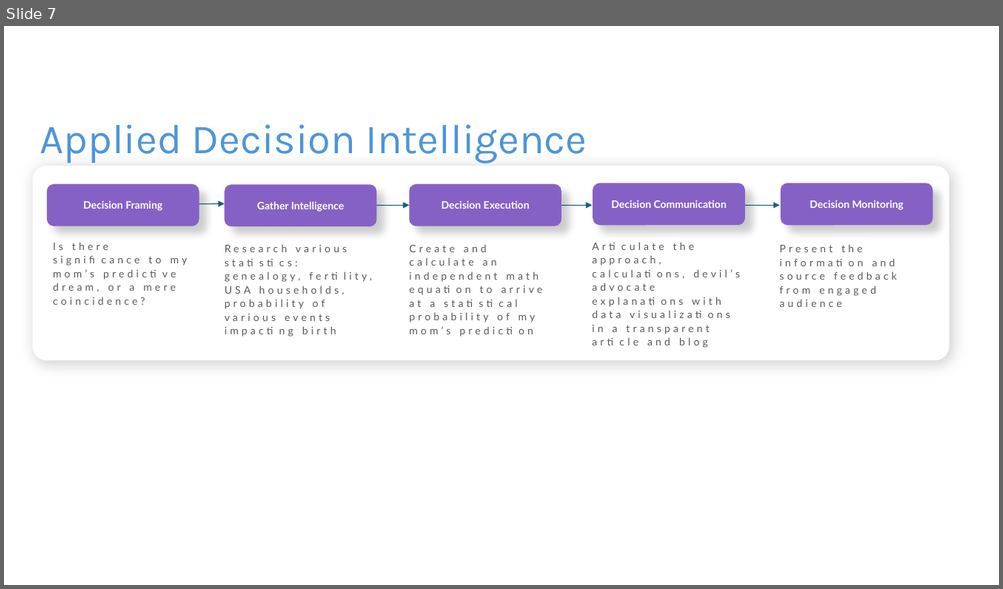
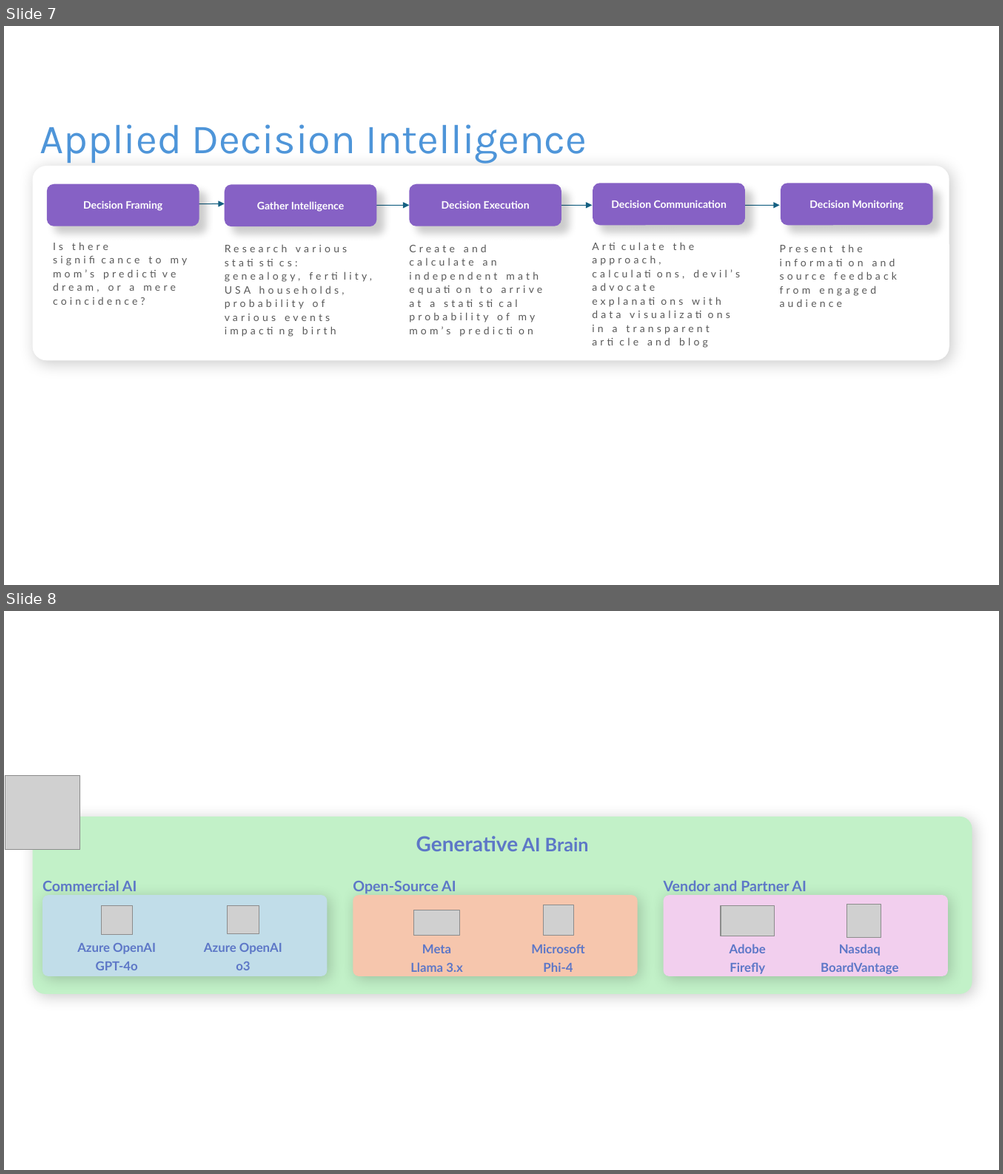
Before and after one commit to bartczernicki/DecisionIntelligence.GenAI.Workshop, a slide deck: Images/DecisionIntelligence.pptx. Shown one above the other, each under a label of ours: slide 7 before the commit, slides 7 and 8 after it. The pictures are 1003x589 and 1003x1174 pixels, drawn with LibreOffice and Linux fonts; fonts in the diff are those of the drawing; grey boxes stand for pictures. Boxes give left, top, right and bottom in pixels: in the first picture for what was removed or moved away, otherwise in the second. Text is boxed around its words. In the diff, an @@ line names an element or a change of style, - is before the commit and + after.

Commit message:
Added AI Brain Pillars

```diff
--- a/Images/DecisionIntelligence.pptx
+++ b/Images/DecisionIntelligence.pptx
@@ slide 8 added at box(4, 611, 999, 1170), background #FFFFFF @@
@@ picture added at box(5, 775, 80, 850) @@
@@ rounded rectangle added at box(32, 817, 972, 994), fill #C2F1C8 @@
@@ text added at box(416, 836, 589, 851), 20 pt, text #5D77C7, bold @@
+Generative AI Brain
@@ rounded rectangle added at box(42, 895, 327, 977), fill #C1DDE9 @@
@@ text added at box(42, 880, 136, 891), 14 pt, text #5D77C7, bold @@
+Commercial AI
@@ text added at box(353, 881, 455, 894), 14 pt, text #5D77C7, bold @@
+Open-Source AI
@@ rounded rectangle added at box(353, 895, 637, 977), fill #F6C6AD @@
@@ rounded rectangle added at box(663, 895, 948, 977), fill #F2CFEE @@
@@ text added at box(663, 880, 805, 891), 14 pt, text #5D77C7, bold @@
+Vendor and Partner AI
@@ picture added at box(101, 906, 132, 934) @@
@@ picture added at box(227, 906, 259, 934) @@
@@ picture added at box(414, 910, 459, 936) @@
@@ picture added at box(543, 906, 573, 936) @@
@@ picture added at box(720, 906, 774, 936) @@
@@ picture added at box(847, 904, 881, 938) @@
@@ text added at box(77, 943, 156, 971), 12 pt, text #5D77C7, bold @@
+Azure OpenAI
+GPT-4o
@@ text added at box(204, 943, 282, 971), 12 pt, text #5D77C7, bold @@
+Azure OpenAI
+o3
@@ text added at box(410, 945, 462, 972), 12 pt, text #5D77C7, bold @@
+Meta
+Llama 3.x
@@ text added at box(531, 944, 584, 972), 12 pt, text #5D77C7, bold @@
+Microsoft
+Phi-4
@@ text added at box(729, 944, 765, 974), 12 pt, text #5D77C7, bold @@
+Adobe
+Firefly
@@ text added at box(820, 944, 898, 974), 12 pt, text #5D77C7, bold @@
+Nasdaq
+BoardVantage
```
Also in this commit, not shown: 3 other files.
